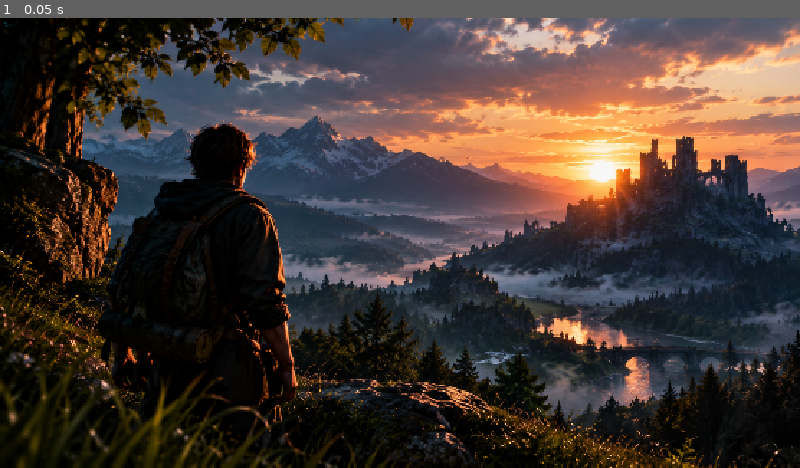
Above: before the commit, frame 1.
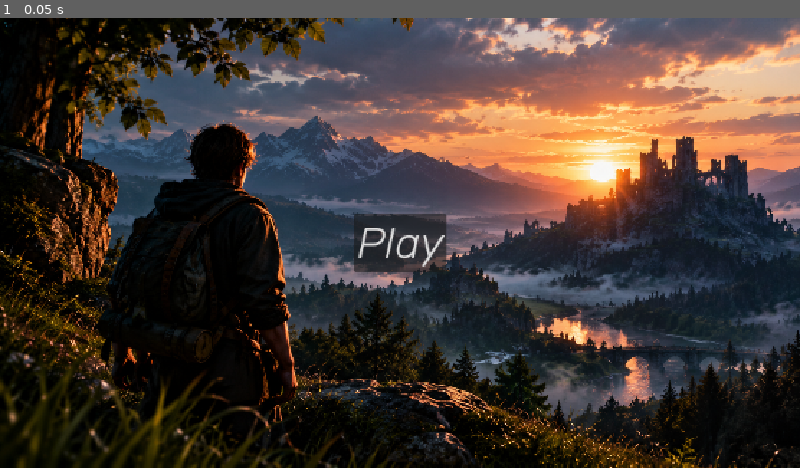
Above: after the commit, the same moment.

Repository: BAJ-Games/StoryGame
Game: Godot game, scene res://scenes/StartMenu.tscn
Two runs of this game, one before a commit and one after it. Both use one fixed random seed, a clock stepped at 60 frames per second and the inputs below. Before the commit the project has no main scene; this scene is started directly in both runs.
Inputs:
- Up to frame 1 (0.05 s): no input

The runs differ from the first frame. In frame 1, 1.3% of the frame differs, in the area x 44-56%, y 43-57%.

Commit message:
Set up the start menu as the main scene
Configure the project to launch StartMenu and add a centered Play button with a shared font theme.

Diff:
--- /dev/null
+++ b/assets/themes/ButtonTheme.tres
@@ -0,0 +1,7 @@
+[gd_resource type="Theme" format=3 uid="uid://lfvc424kv7ea"]
+
+[ext_resource type="FontFile" uid="uid://cw0kk6rr7ls7w" path="res://assets/fonts/Rubik-Italic-VariableFont_wght.ttf" id="1_vijb8"]
+
+[resource]
+default_font = ExtResource("1_vijb8")
+default_font_size = 64
--- a/project.godot
+++ b/project.godot
@@ -11,6 +11,7 @@
 [application]
 
 config/name="StoryGame"
+run/main_scene="uid://3darcfueatu3"
 config/features=PackedStringArray("4.7", "GL Compatibility")
 config/icon="uid://cbx2pjqk634eq"
 
--- a/scenes/StartMenu.tscn
+++ b/scenes/StartMenu.tscn
@@ -1,6 +1,7 @@
 [gd_scene format=3 uid="uid://3darcfueatu3"]
 
 [ext_resource type="Texture2D" uid="uid://wp7tmu17ko2v" path="res://assets/images/StartMenu.png" id="1_fb70i"]
+[ext_resource type="Theme" uid="uid://lfvc424kv7ea" path="res://assets/themes/ButtonTheme.tres" id="3_fgoeh"]
 
 [node name="StartMenu" type="Control" unique_id=726293355]
 layout_mode = 3
@@ -16,3 +17,19 @@
 offset_bottom = 648.0
 texture = ExtResource("1_fb70i")
 expand_mode = 1
+
+[node name="Button" type="Button" parent="." unique_id=791515368]
+layout_mode = 1
+anchors_preset = 8
+anchor_left = 0.5
+anchor_top = 0.5
+anchor_right = 0.5
+anchor_bottom = 0.5
+offset_left = -66.5
+offset_top = -42.0
+offset_right = 66.5
+offset_bottom = 42.0
+grow_horizontal = 2
+grow_vertical = 2
+theme = ExtResource("3_fgoeh")
+text = "Play"
